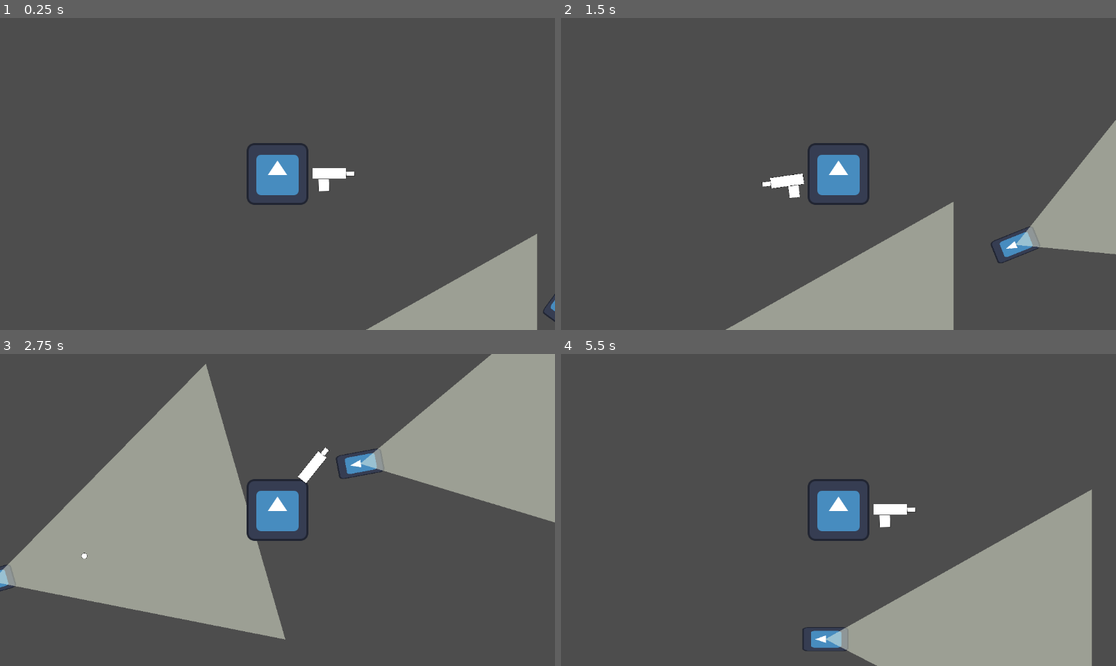
Above: before the commit, frames 1-4 (two rows, left to right).
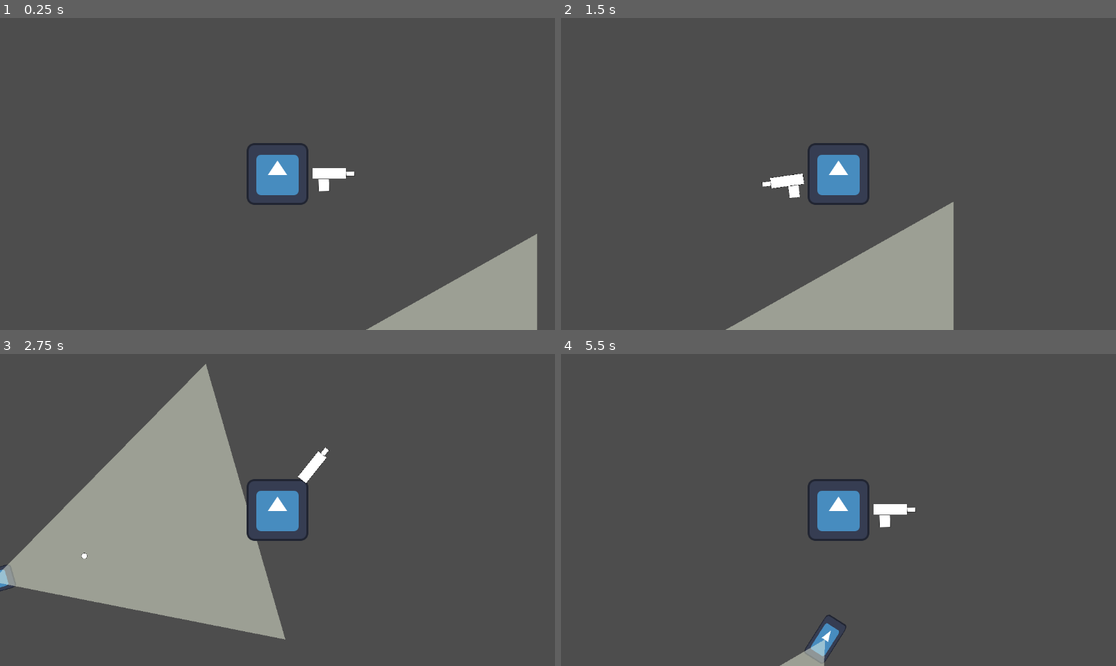
Above: after the commit, the same moments.

Repository: Deepak-Yadav-14/Final-Launch
Game: Godot game, scene res://scenes/enemy_test_window.tscn
Same seed, same stepped clock (60 frames per second), same inputs: the game is played once before the commit and once after it. This scene is started directly instead of the project's main scene. The engine's default icon, where the game draws it, is replaced by a stand-in: a white triangle on a blue panel in a dark square.
Inputs (mouse positions are in pixels of both pictures, inside the frame that each line leads up to):
- Up to frame 1 (0.25 s): no input
- Up to frame 2 (1.5 s): tap Enter at 0.5 s; move the mouse to (960, 158) at 0.52 s; hold D (move_right) 0.53-1.28 s; tap E (assasinate) at 0.6 s; move the mouse to (727, 189) at 1.27 s; hold S (move_down) from 1.28 s (still down); tap C (crouch) at 1.35 s
- Up to frame 3 (2.75 s): move the mouse to (333, 441) at 2.02 s; release S (move_down) at 2.03 s; hold D (move_right) from 2.03 s (still down); hold Ctrl (melee_attack) from 2.03 s (still down)
- Up to frame 4 (5.5 s): move the mouse to (810, 572) at 2.77 s; release D (move_right) at 2.78 s; release Ctrl (melee_attack) at 2.78 s; hold W (move_up) 2.78-3.53 s; click (810, 572) at 2.85 s; move the mouse to (1005, 556) at 3.52 s; hold A (move_left) 3.53-5.03 s; tap E (assasinate) at 3.6 s; move the mouse to (672, 463) at 4.27 s; tap C (crouch) at 4.35 s; move the mouse to (866, 510) at 5.02 s; hold S (move_down) from 5.03 s (still down); hold Ctrl (melee_attack) from 5.03 s (still down)

The runs differ from the first frame. In frame 1, less than 0.1% of the frame differs, in the area x 97-100%, y 88-98%; in frame 2, 4.2%; in frame 3, 12%; in frame 4, 16%, in the area x 39-96%, y 43-100%.

Commit message:
shoot petroll enemy changes and electric door addition

Diff:
--- a/scenes/Enemy Scenes/petrolling_enemy.tscn
+++ b/scenes/Enemy Scenes/petrolling_enemy.tscn
@@ -5,4 +5,4 @@
 
 [node name="Petrolling Enemy" instance=ExtResource("1_2715e")]
 script = ExtResource("2_j76l2")
-petrol_type = "loop"
+markers = Array[NodePath]([])
--- a/scenes/Levels/lab_level.tscn
+++ b/scenes/Levels/lab_level.tscn
@@ -1,7 +1,8 @@
-[gd_scene load_steps=5 format=4 uid="uid://pol42d3tckxq"]
+[gd_scene load_steps=6 format=4 uid="uid://pol42d3tckxq"]
 
 [ext_resource type="Texture2D" uid="uid://b4wgwwpyag8hq" path="res://assets/TileSets/Lab Tileset.png" id="1_87la8"]
 [ext_resource type="PackedScene" uid="uid://cawa06wk802cf" path="res://scenes/Player.tscn" id="2_4iyfl"]
+[ext_resource type="PackedScene" uid="uid://tby0b5ajxgki" path="res://scenes/electric_door.tscn" id="3_nlauq"]
 
 [sub_resource type="TileSetAtlasSource" id="TileSetAtlasSource_4iyfl"]
 texture = ExtResource("1_87la8")
@@ -109,7 +110,7 @@
 tile_set = SubResource("TileSet_nlauq")
 
 [node name="Wall layer" type="TileMapLayer" parent="Tilemaps"]
-tile_map_data = PackedByteArray("AAABAP7/AAAGAAQAAAABAP//AAA …(1336 unchanged characters)… IAAgAAAADAAUAAAAJAAYAAAADAAMAAAAJAAcAAAADAAQAAAAJAAgAAAADAAUAAAAKAAYAAAADAAMAAAAKAAc …(6911 unchanged characters)…
+tile_map_data = PackedByteArray("AAABAP7/AAAGAAQAAAABAP//AAA …(1336 unchanged characters)… IAAgAAAADAAUAAAAJAAYAAAADAAMAAAAJAAcAAAAAAAYAAAAJAAgAAAADAAUAAAAKAAYAAAADAAMAAAAKAAc …(6911 unchanged characters)…
 tile_set = SubResource("TileSet_nlauq")
 
 [node name="Stair layer" type="TileMapLayer" parent="Tilemaps"]
@@ -119,7 +120,23 @@
 [node name="Collisions" type="Node2D" parent="."]
 
 [node name="Player" parent="." instance=ExtResource("2_4iyfl")]
-position = Vector2(407, 240)
+position = Vector2(449, 712)
 collision_mask = 7
 
 [node name="Camera2D" type="Camera2D" parent="Player"]
+
+[node name="Gun Fight" parent="." instance=ExtResource("3_nlauq")]
+position = Vector2(1019.6, 920)
+scale = Vector2(0.979688, 0.91875)
+
+[node name="Player Room" parent="." instance=ExtResource("3_nlauq")]
+position = Vector2(443, 473)
+scale = Vector2(0.979688, 0.91875)
+
+[node name="Security entry" parent="." instance=ExtResource("3_nlauq")]
+position = Vector2(1147, 474)
+scale = Vector2(0.979688, 0.91875)
+
+[node name="Security exit" parent="." instance=ExtResource("3_nlauq")]
+position = Vector2(1339, -39)
+scale = Vector2(0.979688, 0.91875)
--- /dev/null
+++ b/scenes/electric_door.tscn
@@ -0,0 +1,142 @@
+[gd_scene load_steps=21 format=3 uid="uid://tby0b5ajxgki"]
+
+[ext_resource type="Texture2D" uid="uid://bk4fujxpavtnk" path="res://assets/Objects/door1-Sheet.png" id="1_nfpkp"]
+
+[sub_resource type="RectangleShape2D" id="RectangleShape2D_nfpkp"]
+size = Vector2(128, 149)
+
+[sub_resource type="AtlasTexture" id="AtlasTexture_skuv8"]
+atlas = ExtResource("1_nfpkp")
+region = Rect2(0, 0, 256, 160)
+
+[sub_resource type="AtlasTexture" id="AtlasTexture_r7x1m"]
+atlas = ExtResource("1_nfpkp")
+region = Rect2(256, 0, 256, 160)
+
+[sub_resource type="AtlasTexture" id="AtlasTexture_xd6ne"]
+atlas = ExtResource("1_nfpkp")
+region = Rect2(512, 0, 256, 160)
+
+[sub_resource type="AtlasTexture" id="AtlasTexture_beh6q"]
+atlas = ExtResource("1_nfpkp")
+region = Rect2(768, 0, 256, 160)
+
+[sub_resource type="AtlasTexture" id="AtlasTexture_8m4cd"]
+atlas = ExtResource("1_nfpkp")
+region = Rect2(1024, 0, 256, 160)
+
+[sub_resource type="AtlasTexture" id="AtlasTexture_a4sry"]
+atlas = ExtResource("1_nfpkp")
+region = Rect2(1280, 0, 256, 160)
+
+[sub_resource type="AtlasTexture" id="AtlasTexture_o3vhb"]
+atlas = ExtResource("1_nfpkp")
+region = Rect2(1536, 0, 256, 160)
+
+[sub_resource type="AtlasTexture" id="AtlasTexture_fl05s"]
+atlas = ExtResource("1_nfpkp")
+region = Rect2(1792, 0, 256, 160)
+
+[sub_resource type="AtlasTexture" id="AtlasTexture_tk8cr"]
+atlas = ExtResource("1_nfpkp")
+region = Rect2(2048, 0, 256, 160)
+
+[sub_resource type="AtlasTexture" id="AtlasTexture_2n4lm"]
+atlas = ExtResource("1_nfpkp")
+region = Rect2(2304, 0, 256, 160)
+
+[sub_resource type="AtlasTexture" id="AtlasTexture_m8gej"]
+atlas = ExtResource("1_nfpkp")
+region = Rect2(2560, 0, 256, 160)
+
+[sub_resource type="AtlasTexture" id="AtlasTexture_pruev"]
+atlas = ExtResource("1_nfpkp")
+region = Rect2(2816, 0, 256, 160)
+
+[sub_resource type="AtlasTexture" id="AtlasTexture_807xe"]
+atlas = ExtResource("1_nfpkp")
+region = Rect2(3072, 0, 256, 160)
+
+[sub_resource type="AtlasTexture" id="AtlasTexture_r6rj8"]
+atlas = ExtResource("1_nfpkp")
+region = Rect2(3328, 0, 256, 160)
+
+[sub_resource type="AtlasTexture" id="AtlasTexture_r3rfp"]
+atlas = ExtResource("1_nfpkp")
+region = Rect2(3584, 0, 256, 160)
+
+[sub_resource type="AtlasTexture" id="AtlasTexture_0axgr"]
+atlas = ExtResource("1_nfpkp")
+region = Rect2(3840, 0, 256, 160)
+
+[sub_resource type="AtlasTexture" id="AtlasTexture_nrltk"]
+atlas = ExtResource("1_nfpkp")
+region = Rect2(4096, 0, 256, 160)
+
+[sub_resource type="SpriteFrames" id="SpriteFrames_kruxe"]
+animations = [{
+"frames": [{
+"duration": 1.0,
+"texture": SubResource("AtlasTexture_skuv8")
+}, {
+"duration": 1.0,
+"texture": SubResource("AtlasTexture_r7x1m")
+}, {
+"duration": 1.0,
+"texture": SubResource("AtlasTexture_xd6ne")
+}, {
+"duration": 1.0,
+"texture": SubResource("AtlasTexture_beh6q")
+}, {
+"duration": 1.0,
+"texture": SubResource("AtlasTexture_8m4cd")
+}, {
+"duration": 1.0,
+"texture": SubResource("AtlasTexture_a4sry")
+}, {
+"duration": 1.0,
+"texture": SubResource("AtlasTexture_o3vhb")
+}, {
+"duration": 1.0,
+"texture": SubResource("AtlasTexture_fl05s")
+}, {
+"duration": 1.0,
+"texture": SubResource("AtlasTexture_tk8cr")
+}, {
+"duration": 1.0,
+"texture": SubResource("AtlasTexture_2n4lm")
+}, {
+"duration": 1.0,
+"texture": SubResource("AtlasTexture_m8gej")
+}, {
+"duration": 1.0,
+"texture": SubResource("AtlasTexture_pruev")
+}, {
+"duration": 1.0,
+"texture": SubResource("AtlasTexture_807xe")
+}, {
+"duration": 1.0,
+"texture": SubResource("AtlasTexture_r6rj8")
+}, {
+"duration": 1.0,
+"texture": SubResource("AtlasTexture_r3rfp")
+}, {
+"duration": 1.0,
+"texture": SubResource("AtlasTexture_0axgr")
+}, {
+"duration": 1.0,
+"texture": SubResource("AtlasTexture_nrltk")
+}],
+"loop": false,
+"name": &"default",
+"speed": 6.0
+}]
+
+[node name="Electric Door" type="CharacterBody2D"]
+
+[node name="CollisionShape2D" type="CollisionShape2D" parent="."]
+position = Vector2(5, 5.5)
+shape = SubResource("RectangleShape2D_nfpkp")
+
+[node name="AnimatedSprite2D" type="AnimatedSprite2D" parent="."]
+sprite_frames = SubResource("SpriteFrames_kruxe")
--- a/scenes/enemy_test_window.tscn
+++ b/scenes/enemy_test_window.tscn
@@ -1,21 +1,9 @@
-[gd_scene load_steps=7 format=3 uid="uid://dr7avmgcyp350"]
+[gd_scene load_steps=5 format=3 uid="uid://dr7avmgcyp350"]
 
 [ext_resource type="PackedScene" uid="uid://cawa06wk802cf" path="res://scenes/Player.tscn" id="1_j3d4n"]
 [ext_resource type="PackedScene" uid="uid://utpsrx778hsj" path="res://scenes/Enemy Scenes/shoot_enemy.tscn" id="2_j3d4n"]
 [ext_resource type="PackedScene" uid="uid://c2w7wbv008dph" path="res://scenes/Enemy Scenes/petrolling_enemy.tscn" id="3_274oi"]
 [ext_resource type="PackedScene" uid="uid://bogc4hp184e3j" path="res://scenes/Enemy Scenes/melee_enemey.tscn" id="4_ewvbb"]
-
-[sub_resource type="Curve2D" id="Curve2D_ewvbb"]
-_data = {
-"points": PackedVector2Array(-70.2768, 161.051, 70.2768, -161.051, 302, 93, -76.79, -108.016, 76.79, 108.016, 1075, 92, 105.785, -112.397, -105.785, 112.397, 1075, 550, 112.736, 161.051, -112.736, -161.051, 301, 550, 0, 0, 0, 0, 302, 93)
-}
-point_count = 5
-
-[sub_resource type="Curve2D" id="Curve2D_274oi"]
-_data = {
-"points": PackedVector2Array(0, 0, 0, 0, 735, 1490, 0, 0, 0, 0, 1967, 1486)
-}
-point_count = 2
 
 [node name="Enemy test window" type="Node2D"]
 
@@ -28,26 +16,6 @@
 position = Vector2(116, 571)
 player = NodePath("../Player")
 
-[node name="Path2D" type="Path2D" parent="."]
-position = Vector2(415, 322)
-curve = SubResource("Curve2D_ewvbb")
-
-[node name="PathFollow2D" type="PathFollow2D" parent="Path2D"]
-position = Vector2(302, 93)
-rotation = -1.15934
-
-[node name="Petrolling Enemy" parent="Path2D/PathFollow2D" instance=ExtResource("3_274oi")]
-
-[node name="Path2D2" type="Path2D" parent="."]
-curve = SubResource("Curve2D_274oi")
-
-[node name="PathFollow2D" type="PathFollow2D" parent="Path2D2"]
-position = Vector2(735, 1490)
-rotation = -0.00324674
-loop = false
-
-[node name="Petrolling Enemy" parent="Path2D2/PathFollow2D" instance=ExtResource("3_274oi")]
-
 [node name="Marker2D" type="Marker2D" parent="."]
 unique_name_in_owner = true
 position = Vector2(-1122, 394)
@@ -56,3 +24,32 @@
 [node name="Melee Enemey" parent="." node_paths=PackedStringArray("player") instance=ExtResource("4_ewvbb")]
 position = Vector2(-1122, 394)
 player = NodePath("../Player")
+
+[node name="ShootMarker" type="Marker2D" parent="."]
+unique_name_in_owner = true
+position = Vector2(116, 571)
+
+[node name="Petrolling Enemy" parent="." node_paths=PackedStringArray("player") instance=ExtResource("3_274oi")]
+position = Vector2(1063, 322)
+markers = Array[NodePath]([NodePath("../Marker 1"), NodePath("../Marker 2"), NodePath("../Marker 3"), NodePath("../Marker 4")])
+player = NodePath("../Player")
+
+[node name="Marker 1" type="Marker2D" parent="."]
+unique_name_in_owner = true
+position = Vector2(2792, 503)
+gizmo_extents = 105.5
+
+[node name="Marker 2" type="Marker2D" parent="."]
+unique_name_in_owner = true
+position = Vector2(2734, 1138)
+gizmo_extents = 105.5
+
+[node name="Marker 3" type="Marker2D" parent="."]
+unique_name_in_owner = true
+position = Vector2(1865, 457)
+gizmo_extents = 105.5
+
+[node name="Marker 4" type="Marker2D" parent="."]
+unique_name_in_owner = true
+position = Vector2(1576, 1006)
+gizmo_extents = 105.5
--- a/scripts/Enemy Scripts/melee_enemey.gd
+++ b/scripts/Enemy Scripts/melee_enemey.gd
@@ -14,66 +14,66 @@
 var search_timer: float = 0.0
 
 enum States {
-	PATROLLING,
-	FIGHTING,
-	SEARCHING
+    PATROLLING,
+    FIGHTING,
+    SEARCHING
 }
 
 var current_state = States.PATROLLING
 
 func _ready() -> void:
-	Marker_position = Marker.global_position
-	enemy_rotation = global_rotation
-	enemy_position = Marker_position
-	print(enemy_position)
+    Marker_position = Marker.global_position
+    enemy_rotation = global_rotation
+    enemy_position = Marker_position
+    print(enemy_position)
 
 func _physics_process(delta: float) -> void:
-	custome_process(delta)
+    custome_process(delta)
 
 func custome_process(delta: float) -> void:
-	match current_state:
-		States.FIGHTING:
-			# Chase the player
-			var to_player = player.global_position - global_position
-			var target_angle = to_player.angle() - PI / 2
-			rotation = lerp_angle(rotation, target_angle, 5 * delta)
-			ray_cast.target_position = to_local(player.position)
-			if ray_cast.get_collider() == player:
-				velocity = to_player.normalized() * move_speed
-			else:
-				velocity = Vector2.ZERO
-		States.SEARCHING:
-			# Search by rotating in place
-			rotation += search_rotation_speed * delta
-			search_timer -= delta
-			if search_timer <= 0:
-				current_state = States.PATROLLING
-			velocity = Vector2.ZERO
-		States.PATROLLING:
-			# Return to original position
-			var distance_to_target = global_position.distance_to(enemy_position)
-			if distance_to_target > 1.0:
-				var target = enemy_position - global_position
-				var return_angle = target.angle() - PI / 2
-				rotation = lerp_angle(rotation, return_angle, 5 * delta)
-				velocity = target.normalized() * move_speed
-			else:
-				rotation = lerp_angle(rotation, enemy_rotation, 0.1)
-				velocity = Vector2.ZERO
-	move_and_slide()
+    match current_state:
+        States.FIGHTING:
+            # Chase the player
+            var to_player = player.global_position - global_position
+            var target_angle = to_player.angle() - PI / 2
+            rotation = lerp_angle(rotation, target_angle, 5 * delta)
+            ray_cast.target_position = to_local(player.position)
+            if ray_cast.get_collider() == player:
+                velocity = to_player.normalized() * move_speed
+            else:
+                velocity = Vector2.ZERO
+        States.SEARCHING:
+            # Search by rotating in place
+            rotation += search_rotation_speed * delta
+            search_timer -= delta
+            if search_timer <= 0:
+                current_state = States.PATROLLING
+            velocity = Vector2.ZERO
+        States.PATROLLING:
+            # Return to original position
+            var distance_to_target = global_position.distance_to(enemy_position)
+            if distance_to_target > 1.0:
+                var target = enemy_position - global_position
+                var return_angle = target.angle() - PI / 2
+                rotation = lerp_angle(rotation, return_angle, 5 * delta)
+                velocity = target.normalized() * move_speed
+            else:
+                rotation = lerp_angle(rotation, enemy_rotation, 0.1)
+                velocity = Vector2.ZERO
+    move_and_slide()
 
 func _on_visiblity_body_entered(body: Node2D) -> void:
-	if body == player:
-		if current_state == States.PATROLLING or current_state == States.SEARCHING:
-			current_state = States.FIGHTING
+    if body == player:
+        if current_state == States.PATROLLING or current_state == States.SEARCHING:
+            current_state = States.FIGHTING
 
 func _on_visiblity_body_exited(body: Node2D) -> void:
-	if body == player and current_state == States.FIGHTING:
-		current_state = States.SEARCHING
-		search_timer = search_time
+    if body == player and current_state == States.FIGHTING:
+        current_state = States.SEARCHING
+        search_timer = search_time
 
 func take_damage(value):
-	health -= value
-	if health <= 0:
-		print("Enemy Dies")
-		queue_free()
+    health -= value
+    if health <= 0:
+        print("Enemy Dies")
+        queue_free()
--- a/scripts/Enemy Scripts/petrolling_enemy.gd
+++ b/scripts/Enemy Scripts/petrolling_enemy.gd
@@ -1,46 +1,59 @@
 extends ShootingEnemy
 
-@export_enum ("linear","loop") var petrol_type: String = "loop"
-@onready var path_follow: PathFollow2D = get_parent() as PathFollow2D
-@onready var progress_value: float = 1.0
+@export var markers: Array[NodePath] = []
+@onready var marker_nodes: Array[Marker2D] = []
 
-var speed: int = 70
-var direction = 1
+var current_target_index: int = -1
+var current_target_position: Vector2
 
 func _ready() -> void:
-    player_rotation = rotation
+    super()  # Call parent _ready
+    for path in markers:
+        marker_nodes.append(get_node(path))
+    pick_new_marker()
 
-func  _physics_process(delta: float) -> void:
-    #current_state = States.PETROLLING
-    custome_process(delta)
-    if current_state == States.PETROLLING:
-        Petrolling(delta)
-    if current_state == States.FIGHTING and rotation != player_rotation:
-        var target_angle = (player.global_position - global_position).angle() - PI / 2
+func _physics_process(delta: float) -> void:
+    match current_state:
+        States.PATROLLING:
+            patrol_to_marker(delta)
+        States.FIGHTING:
+            var target_angle = (player.global_position - global_position).angle() - PI / 2
+            rotation = lerp_angle(rotation, target_angle, 5 * delta)
+            ray_cast.target_position = to_local(player.position)
+            if ray_cast.get_collider() == player:
+                if timer.is_stopped():
+                    timer.start()
+            else:
+                if not timer.is_stopped():
+                    timer.stop()
+            velocity = Vector2.ZERO
+        States.SEARCHING:
+            rotation += search_rotation_speed * delta
+            search_timer -= delta
+            if search_timer <= 0:
+                current_state = States.PATROLLING
+                pick_new_marker()
+            velocity = Vector2.ZERO
+
+    move_and_slide()
+
+func patrol_to_marker(delta: float) -> void:
+    var to_target = current_target_position - global_position
+    var distance = to_target.length()
+
+    if distance > 10.0:
+        var target_angle = to_target.angle() - PI / 2
         rotation = lerp_angle(rotation, target_angle, 5 * delta)
-    if current_state == States.PETROLLING and rotation != player_rotation:
-        rotation = lerp_angle(rotation,player_rotation,0.3)
+        velocity = to_target.normalized() * move_speed
+    else:
+        velocity = Vector2.ZERO
+        pick_new_marker()
 
-func Petrolling(delta: float):
-    if petrol_type == 'loop':
-        progress_value += speed * delta
-        path_follow.progress = progress_value
-    else:
-        if direction == 1:
-            if path_follow.progress_ratio == 1.0:
-                await get_tree().create_timer(0.3).timeout
-                rotation = lerp_angle(rotation, player_rotation+ PI / 2, 0.2)
-                await get_tree().create_timer(1).timeout
-                direction = 0
-            else:
-                progress_value += speed * delta
-                path_follow.progress = progress_value
-        else:
-            if path_follow.progress_ratio == 0.0:
-                await get_tree().create_timer(0.3).timeout
-                rotation = lerp_angle(rotation, player_rotation, 0.2)
-                await get_tree().create_timer(1).timeout
-                direction = 1
-            else:
-                progress_value -= speed * delta
-                path_follow.progress = progress_value
+func pick_new_marker() -> void:
+    var available_indices = []
+    for i in marker_nodes.size():
+        if i != current_target_index:
+            available_indices.append(i)
+    if available_indices.size() > 0:
+        current_target_index = available_indices[randi() % available_indices.size()]
+        current_target_position = marker_nodes[current_target_index].global_position
--- a/scripts/Enemy Scripts/shoot_enemy.gd
+++ b/scripts/Enemy Scripts/shoot_enemy.gd
@@ -3,56 +3,86 @@
 
 @onready var ray_cast: RayCast2D = $RayCast
 @onready var timer: Timer = $Timer
+@onready var Marker: Marker2D = %ShootMarker
+
 @export var player: CharacterBody2D
 @export var health: int = 10
-@onready var player_rotation: float
+@export var search_time: float = 10.0
 
-var player_entered = false
+var enemy_rotation: float
+var enemy_position: Vector2
+var Marker_position: Vector2
 
-enum States{
-    PETROLLING,
-    FIGHTING
-}
-
-var current_state = States.PETROLLING
+var move_speed: float = 100.0
+var search_rotation_speed: float = 1.0
+var search_timer: float = 0.0
+var player_rotation
 
 const bullet = preload("res://scenes/Enemy Scenes/Enemy_bullet.tscn")
 
+enum States {
+    PATROLLING,
+    FIGHTING,
+    SEARCHING
+}
+
+var current_state = States.PATROLLING
+
 func _ready() -> void:
-    player_rotation = rotation
-
-func custome_process(delta: float) -> void:
-    if player_entered:
-        #var to_player = player.global_position - global_position
-        var target_angle = (player.global_position - global_position).angle() - PI / 2
-        rotation = lerp_angle(rotation, target_angle, 5 * delta)
-        aim(player)
-        check_player_collision(player)
+    Marker_position = Marker.global_position
+    enemy_rotation = global_rotation
+    enemy_position = Marker_position
+    print(enemy_position)
 
 func _physics_process(delta: float) -> void:
-    if current_state == States.PETROLLING and rotation != player_rotation:
-        rotation = lerp_angle(rotation, player_rotation, 0.1)
-    custome_process(delta)
+    match current_state:
+        States.FIGHTING:
+            var to_player = player.global_position - global_position
+            var target_angle = to_player.angle() - PI / 2
+            rotation = lerp_angle(rotation, target_angle, 5 * delta)
 
-func check_player_collision(player) -> void:
-    if ray_cast.get_collider() == player and timer.is_stopped():
-        timer.start()
-    elif ray_cast.get_collider() != player and not timer.is_stopped():
-        timer.stop()
+            ray_cast.target_position = to_local(player.position)
+
+            if ray_cast.get_collider() == player:
+                if timer.is_stopped():
+                    timer.start()
+            else:
+                if not timer.is_stopped():
+                    timer.stop()
+
+            velocity = Vector2.ZERO
+
+        States.SEARCHING:
+            rotation += search_rotation_speed * delta
+            search_timer -= delta
+            if search_timer <= 0:
+                current_state = States.PATROLLING
+            velocity = Vector2.ZERO
+
+        States.PATROLLING:
+            var distance_to_target = global_position.distance_to(enemy_position)
+            if distance_to_target > 1.0:
+                var target = enemy_position - global_position
+                var return_angle = target.angle() - PI / 2
+                rotation = lerp_angle(rotation, return_angle, 5 * delta)
+                velocity = target.normalized() * move_speed
+            else:
+                rotation = lerp_angle(rotation, enemy_rotation, 0.1)
+                velocity = Vector2.ZERO
+
+    move_and_slide()
 
 func _on_visiblity_body_entered(body: Node2D) -> void:
     if body == player:
-        current_state = States.FIGHTING
-        player_entered = true
+        if current_state == States.PATROLLING or current_state == States.SEARCHING:
+            current_state = States.FIGHTING
 
 func _on_visiblity_body_exited(body: Node2D) -> void:
-    player_entered = false
-    current_state = States.PETROLLING
-    if not timer.is_stopped():
-        timer.stop()
-
-func aim(player) -> void:
-    ray_cast.target_position = to_local(player.position)
+    if body == player and current_state == States.FIGHTING:
+        current_state = States.SEARCHING
+        search_timer = search_time
+        if not timer.is_stopped():
+            timer.stop()
 
 func _on_timer_timeout() -> void:
     shoot()
@@ -67,5 +97,5 @@
 func take_damage(value):
     health -= value
     if health <= 0:
-        print("Enemie Dies")
+        print("Enemy Dies")
         queue_free()
Binary file added: assets/Objects/door1-Sheet.png
Not shown, added: assets/Objects/door1-Sheet.png.import
